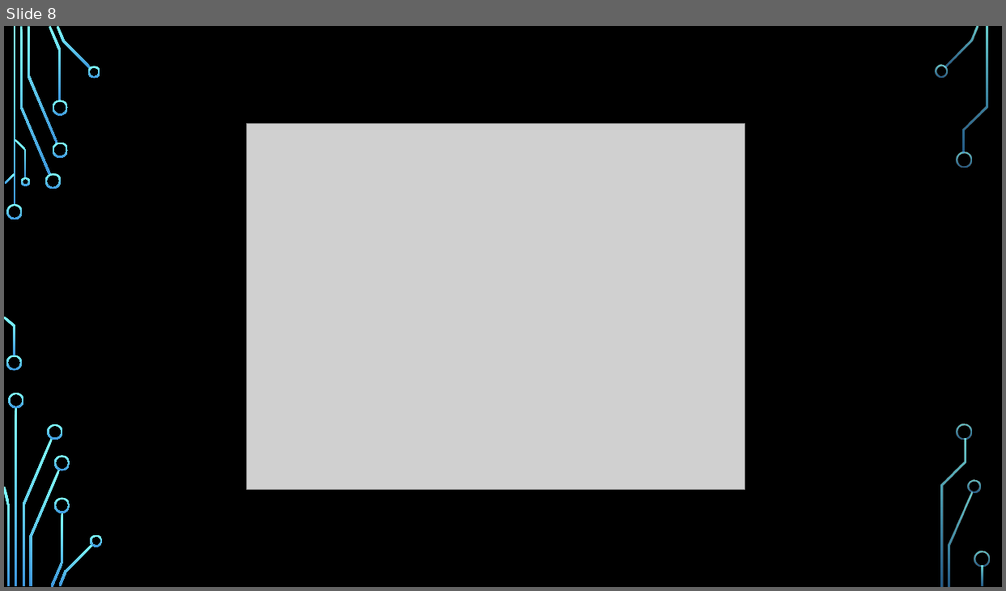
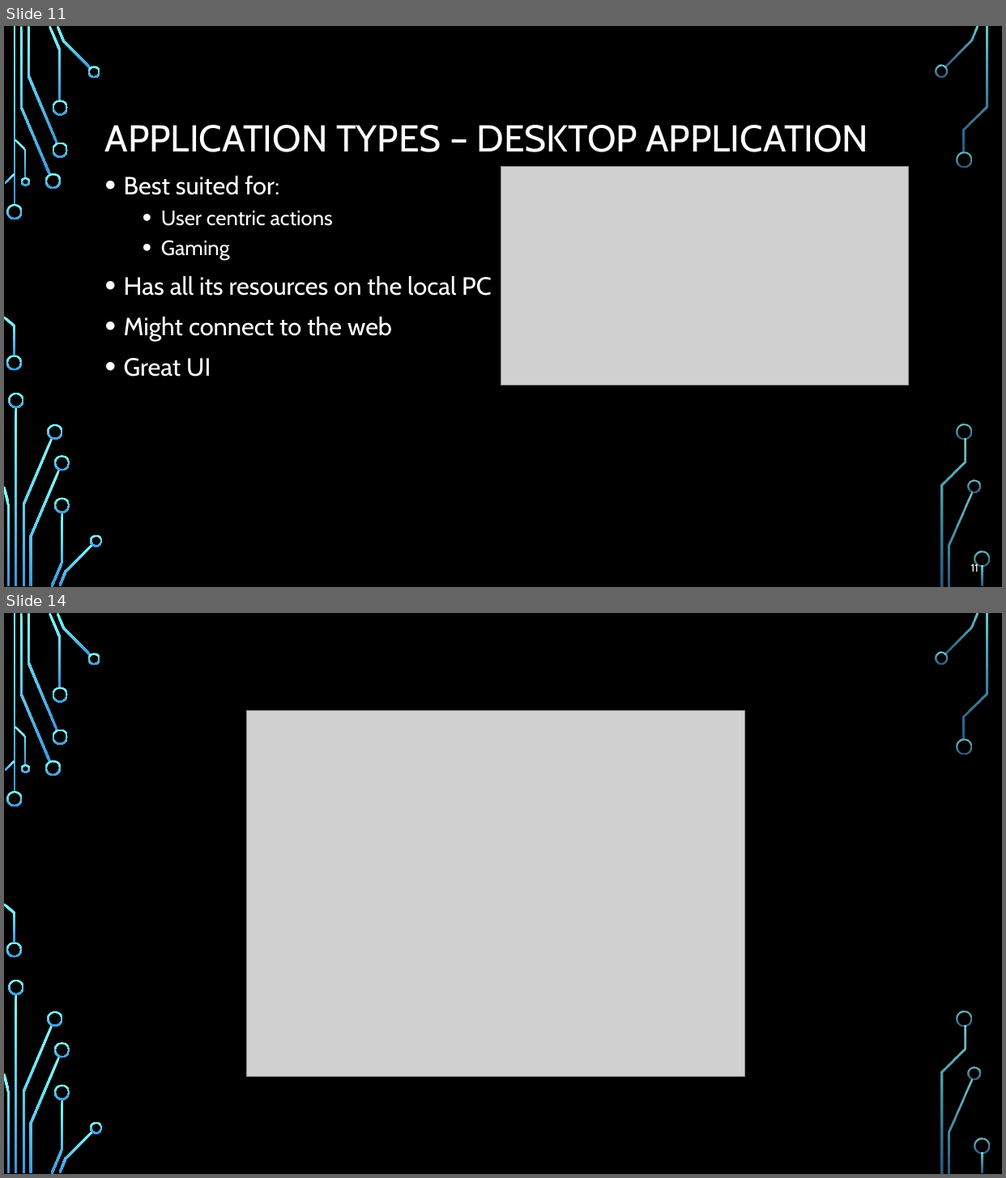
Before and after one commit to profjordanov/hybrid-app-development, a slide deck: intro/lecture.pptx. Shown one above the other, each under a label of ours: slide 8 before the commit, slides 11 and 14 after it; the slides between them are not shown. The pictures are 1006x591 and 1006x1178 pixels, drawn with LibreOffice and Linux fonts; fonts in the diff are those of the drawing; grey boxes stand for pictures; background and template pictures are left out. Boxes give left, top, right and bottom in pixels: in the first picture for what was removed or moved away, otherwise in the second. Text is boxed around its words. In the diff, an @@ line names an element or a change of style, - is before the commit and + after.

```diff
--- a/intro/lecture.pptx
+++ b/intro/lecture.pptx
@@ slide 11 added at (4,26,1002,587), background picture (left out); not listed: 36 template elements that a slide beside it also shows @@
@@ title added at (105,125,868,152), 36 pt, text #FFFFFF @@
+APPLICATION TYPES – DESKTOP APPLICATION
@@ picture added at (501,166,908,386) @@
@@ text added at (124,176,492,377), 24 pt, text #FFFFFF @@
+• Best suited for:
+  • User centric actions
+  • Gaming
+• Has all its resources on the local PC
+• Might connect to the web
+• Great UI
@@ page number added at (971,563,979,572), 10.5 pt, text #FFFFFF @@
+11
@@ what was slide 8 is now slide 14 @@
```
Also in this commit, not shown: 5 other slides added.
